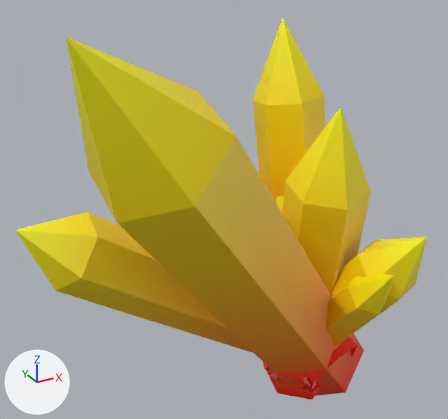
A saved change to the glTF model godot/world/rocks/crystal_00.glb.
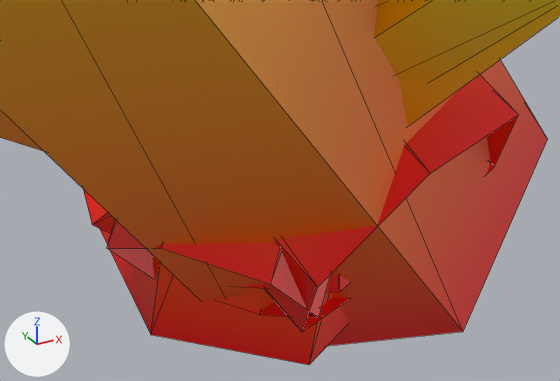
Old and new are each drawn whole from a 50 mm camera at (-0.597, -1.176, 1.106) aimed at (0.043, -0.012, 0.524) and again close up on the part from 55% to 82% of the width and 76% to 96% of the height. The axes (+X, +Y, +Z) are drawn at lower left. The lights are the same throughout. The first two pictures are the older version. The close-ups show mesh edges as thin lines. Vertices at exactly the same position are counted once.

Names of what the first close-up shows: 'crystal_00'.
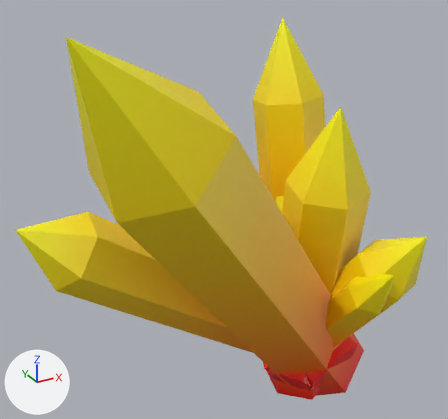
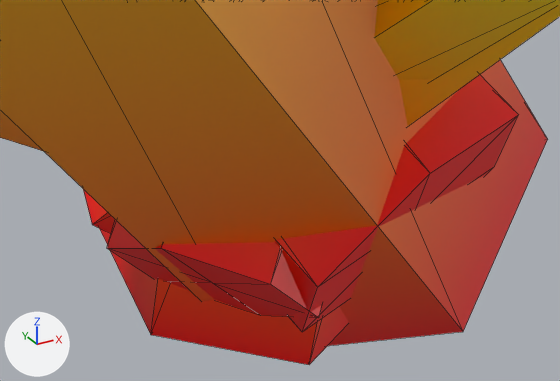
Edits to the bpy script that builds the scene:
```text
Change me_crystal_00:
    used by ob_crystal_00; location = (0.0, 0.0, 0.0)
    remove me_crystal_00.from_pydata(...)  # 117 vertices, 162 faces; spans x -0.451..0.451, y -0.483..0.483, z 0.0..1.0
    add me_crystal_00.from_pydata(...)  # 126 vertices, 216 faces; spans x -0.451..0.451, y -0.483..0.483, z 0.0..1.0
    me_crystal_00 part 1
    9 vertices are added at x 0.125..0.295, y -0.236..-0.034, z 0.064..0.153
    54 new faces join them
```

Changed parts and their boxes (x1, y1, x2, y2) in the close-ups (560 x 381 px):
part 1 of me_crystal_00, added
    after: (107, 115, 518, 332)
